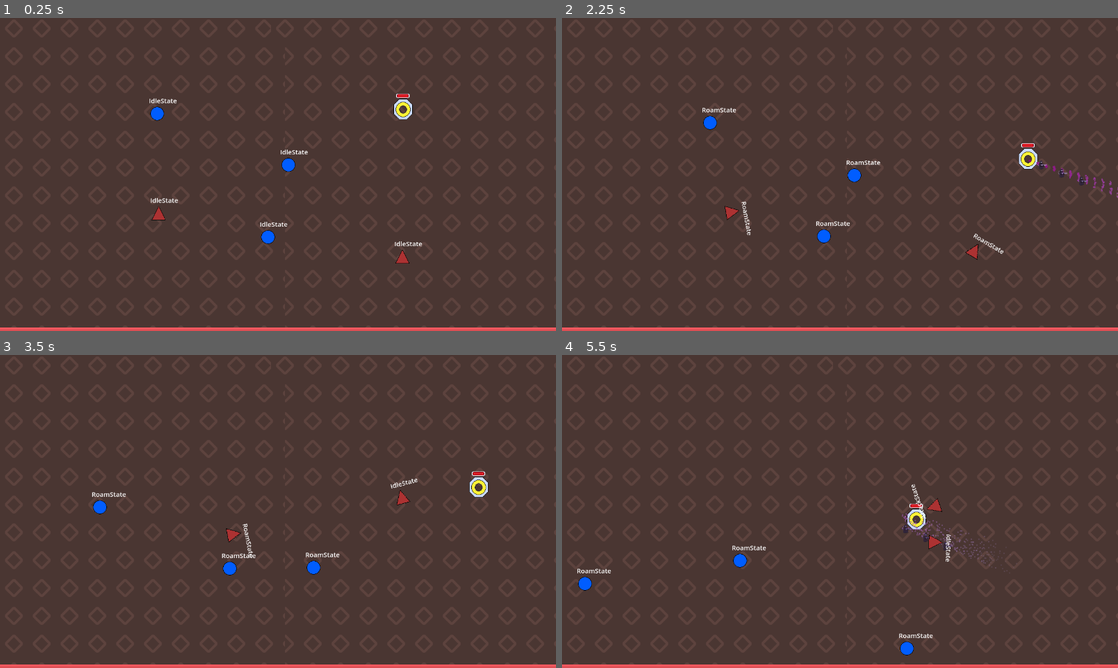
Above: before the commit, frames 1-4 (two rows, left to right).
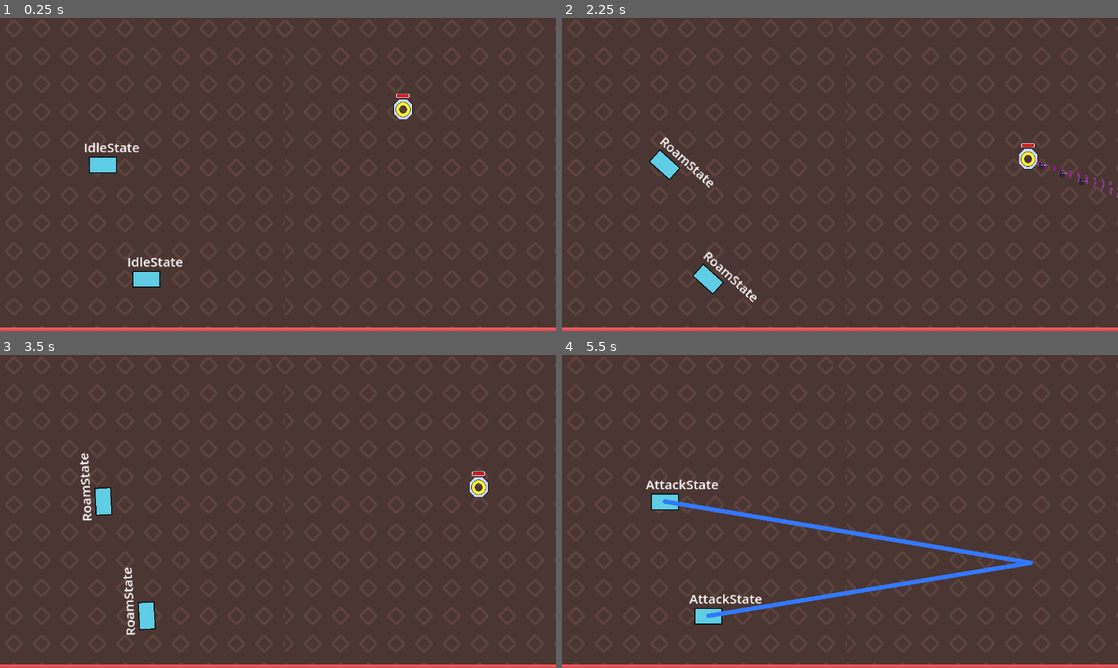
Above: after the commit, the same moments.

Repository: RoguePineappleGames/TossUpMVP
Game: Godot game, scene res://Levels/topdown_test_level.tscn
The game is run twice, just before and just after one commit, with the same random seed, the same clock (stepped at 60 frames per second) and the same inputs. Sound files missing from this copy of the repository are replaced by a short silence.
Inputs (mouse positions are in pixels of both pictures, inside the frame that each line leads up to):
- Up to frame 1 (0.25 s): no input
- Up to frame 2 (2.25 s): tap Enter at 0.5 s; move the mouse to (962, 158) at 0.52 s; hold Shift (Dash) 0.53-1.28 s; hold D (Right) 0.53-2.03 s; tap W (Up) at 0.77, 1.52 s; tap E (Grab) at 0.8, 1.35 s; move the mouse to (728, 190) at 1.27 s; tap Shift (Dash) at 1.55 s; move the mouse to (895, 105) at 2.02 s; hold A (Left) from 2.03 s (still down); hold Shift (Dash) from 2.03 s (still down)
- Up to frame 3 (3.5 s): tap E (Grab) at 2.3, 2.85 s; move the mouse to (250, 574) at 2.77 s; release A (Left) at 2.78 s; release Shift (Dash) at 2.78 s; hold D (Right) from 2.78 s (still down); tap W (Up) at 3.02 s; tap Shift (Dash) at 3.05 s
- Up to frame 4 (5.5 s): move the mouse to (1006, 558) at 3.52 s; hold Shift (Dash) 3.53-4.28 s; tap W (Up) at 3.77, 4.52 s; tap E (Grab) at 3.8, 4.35, 5.3 s; move the mouse to (673, 464) at 4.27 s; release D (Right) at 4.28 s; hold A (Left) 4.28-5.03 s; tap Shift (Dash) at 4.55 s; move the mouse to (867, 511) at 5.02 s; hold D (Right) from 5.03 s (still down); hold Shift (Dash) from 5.03 s (still down)

The runs differ from the first frame. In frame 1, 1.5% of the frame differs, in the area x 15-76%, y 25-87%; in frame 2, 1.6%; in frame 3, 1.5%; in frame 4, 3.8%, in the area x 2-85%, y 39-96%.

Commit message:
Blockoid done

Diff:
--- /dev/null
+++ b/Characters/Blockoid/attack_state.gd
@@ -0,0 +1,40 @@
+extends State
+
+const LASER_DAMAGE: int = 2
+
+@export var idle_state: State
+
+@onready var laser_beam: RayCast2D = $"../../LaserBeam"
+@onready var laser_shutdown_timer: Timer = $LaserShutdownTimer
+
+
+func on_enter() -> void:
+	var beam_target: Vector2 = return_beam_target()
+	laser_beam.beam_target = beam_target
+	laser_beam.enabled = true
+	laser_beam.connect("Collided", _on_laser_beam_collision)
+	laser_beam.connect("LaserShutdown", _on_laser_beam_shutdown)
+	laser_shutdown_timer.start()
+
+func return_beam_target() -> Vector2:
+	if character.player:
+		var distance = character.player.global_position - character.global_position
+		return distance
+	else:
+		return Vector2.ZERO
+
+func on_exit() -> void:
+	laser_beam.disconnect("Collided", _on_laser_beam_collision)
+
+
+func _on_laser_beam_collision(collider: Object) -> void:
+	if collider.is_in_group("Player"):
+		collider.adjust_health(-LASER_DAMAGE)
+
+func _on_laser_beam_shutdown() -> void:
+	laser_beam.shut_laser_down = false
+	laser_beam.enabled = false
+	Transitioned.emit(self, idle_state)
+
+func _on_laser_shutdown_timer_timeout() -> void:
+	laser_beam.shut_laser_down = true
--- /dev/null
+++ b/Characters/Blockoid/blockoid.gd
@@ -0,0 +1,45 @@
+extends Enemy
+
+@export var player: CharacterBody2D
+
+@onready var timeout_timer_area_1: Timer = $DashingArea1/TimeoutTimerArea1
+@onready var timeout_timer_area_2: Timer = $DashingArea2/TimeoutTimerArea2
+
+var player_entered_dashingarea1: bool = false
+var player_exitted_dashingarea1: bool = false
+var player_entered_dashingarea2: bool = false
+var player_exitted_dashingarea2: bool = false
+
+func stun() -> void:
+	pass
+
+
+func _physics_process(delta: float) -> void:
+	super(delta)
+	if player_entered_dashingarea1 and player_entered_dashingarea2:
+		ExceptionalTransition.emit(state_machine.current_state, stun_state)
+		EnemyStunned.emit(self)
+		player_entered_dashingarea1 = false
+		player_entered_dashingarea2 = false
+
+
+func _on_dashing_area_1_area_entered(area: Area2D) -> void:
+	player_entered_dashingarea1 = true
+	print("Entered area 1")
+	timeout_timer_area_1.start()
+
+
+func _on_dashing_area_2_area_entered(area: Area2D) -> void:
+	player_entered_dashingarea2 = true
+	print("Entered area 2")
+	timeout_timer_area_2.start()
+
+
+func _on_timeout_timer_area_1_timeout() -> void:
+	player_entered_dashingarea1 = false
+	print("Area 1 timeout")
+
+
+func _on_timeout_timer_area_2_timeout() -> void:
+	player_entered_dashingarea2 = false
+	print("Area 2 timeout")
--- /dev/null
+++ b/Characters/Blockoid/blockoid.tscn
@@ -0,0 +1,198 @@
+[gd_scene load_steps=23 format=3 uid="uid://c3rliq2t0hlhh"]
+
+[ext_resource type="Texture2D" uid="uid://c6qt2cab2o7tb" path="res://Assets/Enemies/Blockoid.png" id="1_7kplx"]
+[ext_resource type="Script" uid="uid://dmlukd2lokixy" path="res://Characters/Blockoid/blockoid.gd" id="1_qkr8c"]
+[ext_resource type="Shader" uid="uid://cewkp82msxu6d" path="res://Characters/stun_shader.gdshader" id="2_oja2b"]
+[ext_resource type="Script" uid="uid://d3i3msmp2ahp2" path="res://Characters/Blockoid/state_machine.gd" id="4_oja2b"]
+[ext_resource type="Script" uid="uid://dhfuwtce18xre" path="res://Characters/Blockoid/idle_state.gd" id="5_oja2b"]
+[ext_resource type="Script" uid="uid://s0fd3afjkpyj" path="res://Characters/Blockoid/stun_state.gd" id="6_7kplx"]
+[ext_resource type="Script" uid="uid://j7n6i2wj8jgc" path="res://Characters/Blockoid/roam_state.gd" id="6_qkr8c"]
+[ext_resource type="Script" uid="uid://1oglegba536u" path="res://Characters/Blockoid/attack_state.gd" id="7_oja2b"]
+[ext_resource type="AudioStream" uid="uid://tbhh05dujyno" path="res://Assets/SFX/DashThrough.wav" id="7_pyb11"]
+[ext_resource type="Script" uid="uid://cytxxqwusx4el" path="res://Characters/Blockoid/grabbed_state.gd" id="8_7kplx"]
+[ext_resource type="PackedScene" uid="uid://b2khkekf4tyr0" path="res://Characters/Blockoid/laser_beam.tscn" id="8_62y5k"]
+[ext_resource type="AudioStream" uid="uid://ck8jk06hdsw3" path="res://Assets/SFX/Grab.wav" id="9_e5svg"]
+[ext_resource type="Script" uid="uid://c0jqhhotwkcbx" path="res://Characters/Blockoid/thrown_state.gd" id="10_qkr8c"]
+[ext_resource type="Script" uid="uid://deh6g4brfihwi" path="res://Characters/Blockoid/death_state.gd" id="11_7kplx"]
+[ext_resource type="AudioStream" uid="uid://cbujn8tctmke7" path="res://Assets/SFX/EnemyDeath.wav" id="12_ntgt5"]
+
+[sub_resource type="ShaderMaterial" id="ShaderMaterial_62y5k"]
+resource_local_to_scene = true
+shader = ExtResource("2_oja2b")
+shader_parameter/flash_color = Vector3(1, 1, 0.2)
+shader_parameter/flash_strength = 1.0
+
+[sub_resource type="AtlasTexture" id="AtlasTexture_te6s6"]
+atlas = ExtResource("1_7kplx")
+region = Rect2(0, 0, 32, 32)
+
+[sub_resource type="SpriteFrames" id="SpriteFrames_tlmiu"]
+animations = [{
+"frames": [{
+"duration": 1.0,
+"texture": SubResource("AtlasTexture_te6s6")
+}],
+"loop": true,
+"name": &"default",
+"speed": 5.0
+}]
+
+[sub_resource type="RectangleShape2D" id="RectangleShape2D_68hu0"]
+size = Vector2(30, 17)
+
+[sub_resource type="RectangleShape2D" id="RectangleShape2D_7kplx"]
+size = Vector2(36, 23)
+
+[sub_resource type="RectangleShape2D" id="RectangleShape2D_oja2b"]
+size = Vector2(1, 19)
+
+[sub_resource type="RectangleShape2D" id="RectangleShape2D_62y5k"]
+size = Vector2(1, 19)
+
+[node name="Blockoid" type="CharacterBody2D" node_paths=PackedStringArray("stun_state", "death_state")]
+scale = Vector2(2, 2)
+collision_layer = 4
+script = ExtResource("1_qkr8c")
+shape_type = 2
+stun_state = NodePath("StateMachine/StunState")
+death_state = NodePath("StateMachine/DeathState")
+
+[node name="AnimatedSprite2D" type="AnimatedSprite2D" parent="."]
+texture_filter = 3
+material = SubResource("ShaderMaterial_62y5k")
+sprite_frames = SubResource("SpriteFrames_tlmiu")
+
+[node name="PhysicsShape" type="CollisionShape2D" parent="."]
+position = Vector2(0, 0.5)
+shape = SubResource("RectangleShape2D_68hu0")
+
+[node name="EnemyDetector" type="Area2D" parent="."]
+collision_layer = 0
+collision_mask = 4
+monitoring = false
+
+[node name="CollisionShape2D" type="CollisionShape2D" parent="EnemyDetector"]
+shape = SubResource("RectangleShape2D_7kplx")
+
+[node name="DashingArea1" type="Area2D" parent="."]
+collision_layer = 0
+collision_mask = 32
+
+[node name="CollisionShape2D" type="CollisionShape2D" parent="DashingArea1"]
+position = Vector2(15.5, 0.5)
+shape = SubResource("RectangleShape2D_oja2b")
+
+[node name="TimeoutTimerArea1" type="Timer" parent="DashingArea1"]
+wait_time = 0.5
+one_shot = true
+
+[node name="DashingArea2" type="Area2D" parent="."]
+collision_layer = 0
+collision_mask = 32
+
+[node name="CollisionShape2D" type="CollisionShape2D" parent="DashingArea2"]
+position = Vector2(-15.5, 0.5)
+shape = SubResource("RectangleShape2D_62y5k")
+
+[node name="TimeoutTimerArea2" type="Timer" parent="DashingArea2"]
+wait_time = 0.5
+one_shot = true
+
+[node name="LaserBeam" parent="." instance=ExtResource("8_62y5k")]
+scale = Vector2(0.5, 0.5)
+target_position = Vector2(1000, 0)
+collision_mask = 7
+
+[node name="StateMachine" type="Node" parent="." node_paths=PackedStringArray("character", "initial_state")]
+script = ExtResource("4_oja2b")
+character = NodePath("..")
+initial_state = NodePath("IdleState")
+
+[node name="IdleState" type="Node" parent="StateMachine" node_paths=PackedStringArray("roam_state")]
+script = ExtResource("5_oja2b")
+roam_state = NodePath("../RoamState")
+
+[node name="IdleTimer" type="Timer" parent="StateMachine/IdleState"]
+wait_time = 2.0
+one_shot = true
+
+[node name="RoamState" type="Node" parent="StateMachine" node_paths=PackedStringArray("attack_state")]
+script = ExtResource("6_qkr8c")
+attack_state = NodePath("../AttackState")
+
+[node name="TransitionTimer" type="Timer" parent="StateMachine/RoamState"]
+one_shot = true
+
+[node name="AttackState" type="Node" parent="StateMachine" node_paths=PackedStringArray("idle_state")]
+script = ExtResource("7_oja2b")
+idle_state = NodePath("../IdleState")
+
+[node name="LaserShutdownTimer" type="Timer" parent="StateMachine/AttackState"]
+wait_time = 1.5
+one_shot = true
+
+[node name="StunState" type="Node" parent="StateMachine" node_paths=PackedStringArray("idle_state", "grabbed_state")]
+script = ExtResource("6_7kplx")
+idle_state = NodePath("../IdleState")
+grabbed_state = NodePath("../GrabbedState")
+
+[node name="StunnedSFX" type="AudioStreamPlayer2D" parent="StateMachine/StunState"]
+position = Vector2(280, 135)
+scale = Vector2(2, 2)
+stream = ExtResource("7_pyb11")
+
+[node name="StunTimer" type="Timer" parent="StateMachine/StunState"]
+wait_time = 3.0
+one_shot = true
+
+[node name="StunShaderTimer" type="Timer" parent="StateMachine/StunState"]
+wait_time = 0.2
+
+[node name="GrabbedState" type="Node" parent="StateMachine" node_paths=PackedStringArray("thrown_state")]
+script = ExtResource("8_7kplx")
+thrown_state = NodePath("../ThrownState")
+
+[node name="GrabbedSFX" type="AudioStreamPlayer2D" parent="StateMachine/GrabbedState"]
+position = Vector2(280, 135)
+scale = Vector2(2, 2)
+stream = ExtResource("9_e5svg")
+
+[node name="ThrownState" type="Node" parent="StateMachine" node_paths=PackedStringArray("idle_state")]
+script = ExtResource("10_qkr8c")
+idle_state = NodePath("../IdleState")
+
+[node name="TransitionTimer" type="Timer" parent="StateMachine/ThrownState"]
+wait_time = 0.3
+one_shot = true
+
+[node name="DeathState" type="Node" parent="StateMachine"]
+script = ExtResource("11_7kplx")
+
+[node name="DeathSFX" type="AudioStreamPlayer2D" parent="StateMachine/DeathState"]
+position = Vector2(280, 135)
+scale = Vector2(2, 2)
+stream = ExtResource("12_ntgt5")
+volume_db = -3.0
+
+[node name="StateLabel" type="Label" parent="."]
+texture_filter = 3
+offset_left = -22.0
+offset_top = -31.0
+offset_right = 22.0
+offset_bottom = -8.0
+theme_override_font_sizes/font_size = 15
+text = "Idle"
+horizontal_alignment = 1
+metadata/_edit_use_anchors_ = true
+
+[connection signal="body_entered" from="EnemyDetector" to="StateMachine/ThrownState" method="_on_enemy_detector_body_entered"]
+[connection signal="area_entered" from="DashingArea1" to="." method="_on_dashing_area_1_area_entered"]
+[connection signal="timeout" from="DashingArea1/TimeoutTimerArea1" to="." method="_on_timeout_timer_area_1_timeout"]
+[connection signal="area_entered" from="DashingArea2" to="." method="_on_dashing_area_2_area_entered"]
+[connection signal="timeout" from="DashingArea2/TimeoutTimerArea2" to="." method="_on_timeout_timer_area_2_timeout"]
+[connection signal="timeout" from="StateMachine/IdleState/IdleTimer" to="StateMachine/IdleState" method="_on_idle_timer_timeout"]
+[connection signal="timeout" from="StateMachine/RoamState/TransitionTimer" to="StateMachine/RoamState" method="_on_transition_timer_timeout"]
+[connection signal="timeout" from="StateMachine/AttackState/LaserShutdownTimer" to="StateMachine/AttackState" method="_on_laser_shutdown_timer_timeout"]
+[connection signal="timeout" from="StateMachine/StunState/StunTimer" to="StateMachine/StunState" method="_on_stun_timer_timeout"]
+[connection signal="timeout" from="StateMachine/StunState/StunShaderTimer" to="StateMachine/StunState" method="_on_stun_shader_timer_timeout"]
+[connection signal="timeout" from="StateMachine/ThrownState/TransitionTimer" to="StateMachine/ThrownState" method="_on_transition_timer_timeout"]
--- /dev/null
+++ b/Characters/Blockoid/death_state.gd
@@ -0,0 +1 @@
+extends DeathState
--- /dev/null
+++ b/Characters/Blockoid/grabbed_state.gd
@@ -0,0 +1 @@
+extends GrabbedState
--- /dev/null
+++ b/Characters/Blockoid/idle_state.gd
@@ -0,0 +1 @@
+extends IdleState
--- /dev/null
+++ b/Characters/Blockoid/laser_beam.gd
@@ -0,0 +1,52 @@
+extends RayCast2D
+
+signal Collided(collider: Object)
+signal LaserShutdown
+@export var laser_color: Color
+
+@onready var line_2d: Line2D = $Line2D
+
+var beam_target := Vector2.ZERO
+var cast_speed: int = 2500
+var shut_down_speed: int = 1500
+var shut_laser_down: bool = false
+
+
+func _ready() -> void:
+	enabled = false
+	target_position = Vector2.ZERO
+	line_2d.add_point(Vector2.ZERO, 1)
+	line_2d.add_point(Vector2.ZERO, 2)
+	line_2d.modulate = laser_color
+
+
+func _physics_process(delta: float) -> void:
+	if not enabled:
+		return
+	if shut_laser_down:
+		disable_laser(delta)
+	else:
+		fire_laser(delta)
+
+	check_for_collisions()
+
+
+func change_line_endpoint(new_endpoint: Vector2) -> void:
+	line_2d.set_point_position(1, new_endpoint)
+
+func check_for_collisions() -> void:
+	force_raycast_update()
+	if is_colliding():
+		var collision_point: Vector2 = to_local(get_collision_point())
+		change_line_endpoint(collision_point)
+		Collided.emit(get_collider())
+
+func fire_laser(delta: float) -> void:
+	target_position = target_position.move_toward(beam_target, cast_speed * delta)
+	change_line_endpoint(target_position)
+
+func disable_laser(delta: float) -> void:
+	target_position = target_position.move_toward(Vector2.ZERO, shut_down_speed * delta)
+	change_line_endpoint(target_position)
+	if target_position == Vector2.ZERO:
+		LaserShutdown.emit()
--- /dev/null
+++ b/Characters/Blockoid/laser_beam.tscn
@@ -0,0 +1,13 @@
+[gd_scene load_steps=2 format=3 uid="uid://b2khkekf4tyr0"]
+
+[ext_resource type="Script" uid="uid://dmsb8ifrpp0gf" path="res://Characters/Blockoid/laser_beam.gd" id="1_ltagq"]
+
+[node name="LaserBeam" type="RayCast2D"]
+target_position = Vector2(0, 0)
+collision_mask = 3
+script = ExtResource("1_ltagq")
+laser_color = Color(0.196078, 0.47451, 1, 1)
+
+[node name="Line2D" type="Line2D" parent="."]
+begin_cap_mode = 2
+end_cap_mode = 2
--- /dev/null
+++ b/Characters/Blockoid/roam_state.gd
@@ -0,0 +1,15 @@
+extends State
+
+const ANGLE_DEGREE_INCREMENT: float = 3
+
+@export var attack_state: State
+
+@onready var transition_timer: Timer = $TransitionTimer
+
+func on_enter() -> void:
+	character.rotation_degrees = 0
+
+func state_physics_process(_delta) -> void:
+	character.rotation_degrees += ANGLE_DEGREE_INCREMENT
+	if int(character.rotation_degrees) == 360:
+		Transitioned.emit(self, attack_state)
--- /dev/null
+++ b/Characters/Blockoid/state_machine.gd
@@ -0,0 +1 @@
+extends CharacterStateMachine
--- /dev/null
+++ b/Characters/Blockoid/stun_state.gd
@@ -0,0 +1 @@
+extends StunState
--- /dev/null
+++ b/Characters/Blockoid/thrown_state.gd
@@ -0,0 +1 @@
+extends ThrownState
--- a/Characters/Circloid/circloid.gd
+++ b/Characters/Circloid/circloid.gd
@@ -12,6 +12,7 @@
 @export var shape_type: ShapeType
 @export var stun_state: State
 @export var death_state: State
+@onready var enemy_detector: Area2D = $EnemyDetector
 
 
 @onready var animated_sprite_2d: AnimatedSprite2D = $AnimatedSprite2D
@@ -27,6 +28,9 @@
 var is_stunned: bool = false
 var is_grabbed: bool = false
 var is_thrown: bool = false
+
+func _ready() -> void:
+	enemy_detector.monitoring = false
 
 func _physics_process(_delta: float) -> void:
 	state_label.text = str(state_machine.current_state.name)
--- a/Characters/Circloid/circloid.tscn
+++ b/Characters/Circloid/circloid.tscn
@@ -156,7 +156,6 @@
 text = "Idle"
 
 [connection signal="body_entered" from="WallCollisionDetector" to="StateMachine/RoamState" method="_on_wall_collision_detector_body_entered"]
-[connection signal="area_entered" from="EnemyDetector" to="StateMachine/ThrownState" method="_on_enemy_detector_area_entered"]
 [connection signal="body_entered" from="EnemyDetector" to="StateMachine/ThrownState" method="_on_enemy_detector_body_entered"]
 [connection signal="timeout" from="StateMachine/IdleState/IdleTimer" to="StateMachine/IdleState" method="_on_idle_timer_timeout"]
 [connection signal="timeout" from="StateMachine/RoamState/RoamTimer" to="StateMachine/RoamState" method="_on_patrol_timer_timeout"]
--- a/Characters/PlayerIsometric.tscn
+++ b/Characters/PlayerIsometric.tscn
@@ -129,9 +129,6 @@
 
 [sub_resource type="Gradient" id="Gradient_7pihf"]
 colors = PackedColorArray(0.705882, 0.054902, 0.47451, 1, 1, 1, 1, 0)
-
-[sub_resource type="RectangleShape2D" id="RectangleShape2D_55lj8"]
-size = Vector2(40, 46)
 
 [node name="PlayerIsometric" type="CharacterBody2D" groups=["Player"]]
 collision_layer = 2
@@ -179,8 +176,8 @@
 collision_layer = 32
 collision_mask = 5
 
-[node name="DashCollisionShape" type="CollisionShape2D" parent="DashCollisionArea"]
-shape = SubResource("RectangleShape2D_55lj8")
+[node name="DashCollisionShape" type="CollisionPolygon2D" parent="DashCollisionArea"]
+polygon = PackedVector2Array(-9, -24, 9, -24, 22, -11, 22, 11, 9, 24, -9, 24, -22, 11, -22, -11)
 
 [node name="DashCooldownTimer" type="Timer" parent="."]
 one_shot = true
--- a/Characters/Triangoloid/triangoloid.tscn
+++ b/Characters/Triangoloid/triangoloid.tscn
@@ -36,9 +36,6 @@
 "speed": 5.0
 }]
 
-[sub_resource type="CircleShape2D" id="CircleShape2D_8cjas"]
-radius = 24.0
-
 [node name="Triangoloid" type="CharacterBody2D" node_paths=PackedStringArray("stun_state", "death_state") groups=["Enemy"]]
 collision_layer = 4
 script = ExtResource("1_c2dmt")
@@ -54,13 +51,6 @@
 
 [node name="PhysicsShape" type="CollisionPolygon2D" parent="."]
 polygon = PackedVector2Array(0, -14, 14, 14, -14, 14)
-
-[node name="WallCollisionDetector" type="Area2D" parent="."]
-collision_layer = 0
-
-[node name="CollisionShape2D" type="CollisionShape2D" parent="WallCollisionDetector"]
-position = Vector2(0, 3)
-shape = SubResource("CircleShape2D_8cjas")
 
 [node name="EnemyDetector" type="Area2D" parent="."]
 position = Vector2(0, 3)
@@ -96,13 +86,6 @@
 [node name="RoamState" type="Node" parent="StateMachine" node_paths=PackedStringArray("attack_state")]
 script = ExtResource("6_hcuyp")
 attack_state = NodePath("../AttackState")
-
-[node name="RoamTimer" type="Timer" parent="StateMachine/RoamState"]
-wait_time = 10.0
-one_shot = true
-
-[node name="DirectionSwapTimer" type="Timer" parent="StateMachine/RoamState"]
-wait_time = 4.0
 
 [node name="AttackState" type="Node" parent="StateMachine" node_paths=PackedStringArray("idle_state")]
 script = ExtResource("7_hcuyp")
@@ -167,8 +150,6 @@
 [connection signal="body_entered" from="EnemyDetector" to="StateMachine/ThrownState" method="_on_enemy_detector_body_entered"]
 [connection signal="body_entered" from="PlayerDetector" to="StateMachine/AttackState" method="_on_player_detector_body_entered"]
 [connection signal="timeout" from="StateMachine/IdleState/IdleTimer" to="StateMachine/IdleState" method="_on_idle_timer_timeout"]
-[connection signal="timeout" from="StateMachine/RoamState/RoamTimer" to="StateMachine/RoamState" method="_on_patrol_timer_timeout"]
-[connection signal="timeout" from="StateMachine/RoamState/DirectionSwapTimer" to="StateMachine/RoamState" method="_on_direction_swap_timer_timeout"]
 [connection signal="timeout" from="StateMachine/AttackState/TransitionTimer" to="StateMachine/AttackState" method="_on_transition_timer_timeout"]
 [connection signal="timeout" from="StateMachine/StunState/StunTimer" to="StateMachine/StunState" method="_on_stun_timer_timeout"]
 [connection signal="timeout" from="StateMachine/StunState/StunShaderTimer" to="StateMachine/StunState" method="_on_stun_shader_timer_timeout"]
--- a/Characters/player_isometric.gd
+++ b/Characters/player_isometric.gd
@@ -8,7 +8,7 @@
 @onready var animated_sprite_2d: AnimatedSprite2D = $AnimatedSprite2D
 
 @onready var physics_collision_shape_2d: CollisionShape2D = $PhysicsCollisionShape2D
-@onready var dash_collision_shape: CollisionShape2D = $DashCollisionArea/DashCollisionShape
+@onready var dash_collision_shape: CollisionPolygon2D = $DashCollisionArea/DashCollisionShape
 
 #2 guns just to handle turning right and left
 @onready var grabber_gun_r: Area2D = $GrabberGun_R
@@ -23,8 +23,6 @@
 @onready var dash_ghost_life_timer: Timer = $DashGhostLifeTimer
 @onready var dash_particles: CPUParticles2D = $DashParticles
 @onready var dash_sfx: AudioStreamPlayer2D = $DashSFX
-
-
 
 
 var input_vector: Vector2
--- a/Levels/topdown_test_level.tscn
+++ b/Levels/topdown_test_level.tscn
@@ -6,8 +6,7 @@
 [ext_resource type="Texture2D" uid="uid://coy4luvphhofr" path="res://Assets/AbstractLevels/PNG/Tiles/Brown tiles/tileBrown_23.png" id="2_nsn4m"]
 [ext_resource type="PackedScene" uid="uid://dhlkgcufm8l0s" path="res://Other/ghost.tscn" id="4_br5ag"]
 [ext_resource type="PackedScene" uid="uid://dpl5rs8wgfeiv" path="res://Levels/ScreenCamera.tscn" id="6_l56ov"]
-[ext_resource type="PackedScene" uid="uid://cfttxpq5xek8o" path="res://Characters/Circloid/circloid.tscn" id="7_br5ag"]
-[ext_resource type="PackedScene" uid="uid://brqjcse003ph3" path="res://Characters/Triangoloid/triangoloid.tscn" id="8_l56ov"]
+[ext_resource type="PackedScene" uid="uid://c3rliq2t0hlhh" path="res://Characters/Blockoid/blockoid.tscn" id="9_nm3vj"]
 
 [sub_resource type="TileSetAtlasSource" id="TileSetAtlasSource_3ptp1"]
 texture = ExtResource("1_ohsd8")
@@ -103,19 +102,10 @@
 
 [node name="EnemyContainer" type="Node" parent="."]
 
-[node name="Circloid" parent="EnemyContainer" instance=ExtResource("7_br5ag")]
-position = Vector2(24, -22)
-
-[node name="Circloid2" parent="EnemyContainer" instance=ExtResource("7_br5ag")]
-position = Vector2(-23, 144)
-
-[node name="Circloid3" parent="EnemyContainer" instance=ExtResource("7_br5ag")]
-position = Vector2(-278, -140)
-
-[node name="Triangoloid" parent="EnemyContainer" node_paths=PackedStringArray("player") instance=ExtResource("8_l56ov")]
-position = Vector2(287, 189)
+[node name="Blockoid" parent="EnemyContainer" node_paths=PackedStringArray("player") instance=ExtResource("9_nm3vj")]
+position = Vector2(-403, -23)
 player = NodePath("../../PlayerIsometric")
 
-[node name="Triangoloid2" parent="EnemyContainer" node_paths=PackedStringArray("player") instance=ExtResource("8_l56ov")]
-position = Vector2(-275, 89)
+[node name="Blockoid2" parent="EnemyContainer" node_paths=PackedStringArray("player") instance=ExtResource("9_nm3vj")]
+position = Vector2(-303, 240)
 player = NodePath("../../PlayerIsometric")
Not shown, added: Characters/Blockoid/attack_state.gd.uid
Not shown, added: Characters/Blockoid/blockoid.gd.uid
Not shown, added: Characters/Blockoid/death_state.gd.uid
Not shown, added: Characters/Blockoid/grabbed_state.gd.uid
Not shown, added: Characters/Blockoid/idle_state.gd.uid
Not shown, added: Characters/Blockoid/laser_beam.gd.uid
Not shown, added: Characters/Blockoid/roam_state.gd.uid
Not shown, added: Characters/Blockoid/state_machine.gd.uid
Not shown, added: Characters/Blockoid/stun_state.gd.uid
Not shown, added: Characters/Blockoid/thrown_state.gd.uid
Not shown: 1 places in Characters/PlayerIsometric.tscn that only renumber resources
Not shown: 1 places in Characters/Triangoloid/triangoloid.tscn that only renumber resources
(and 1 more such lines)
